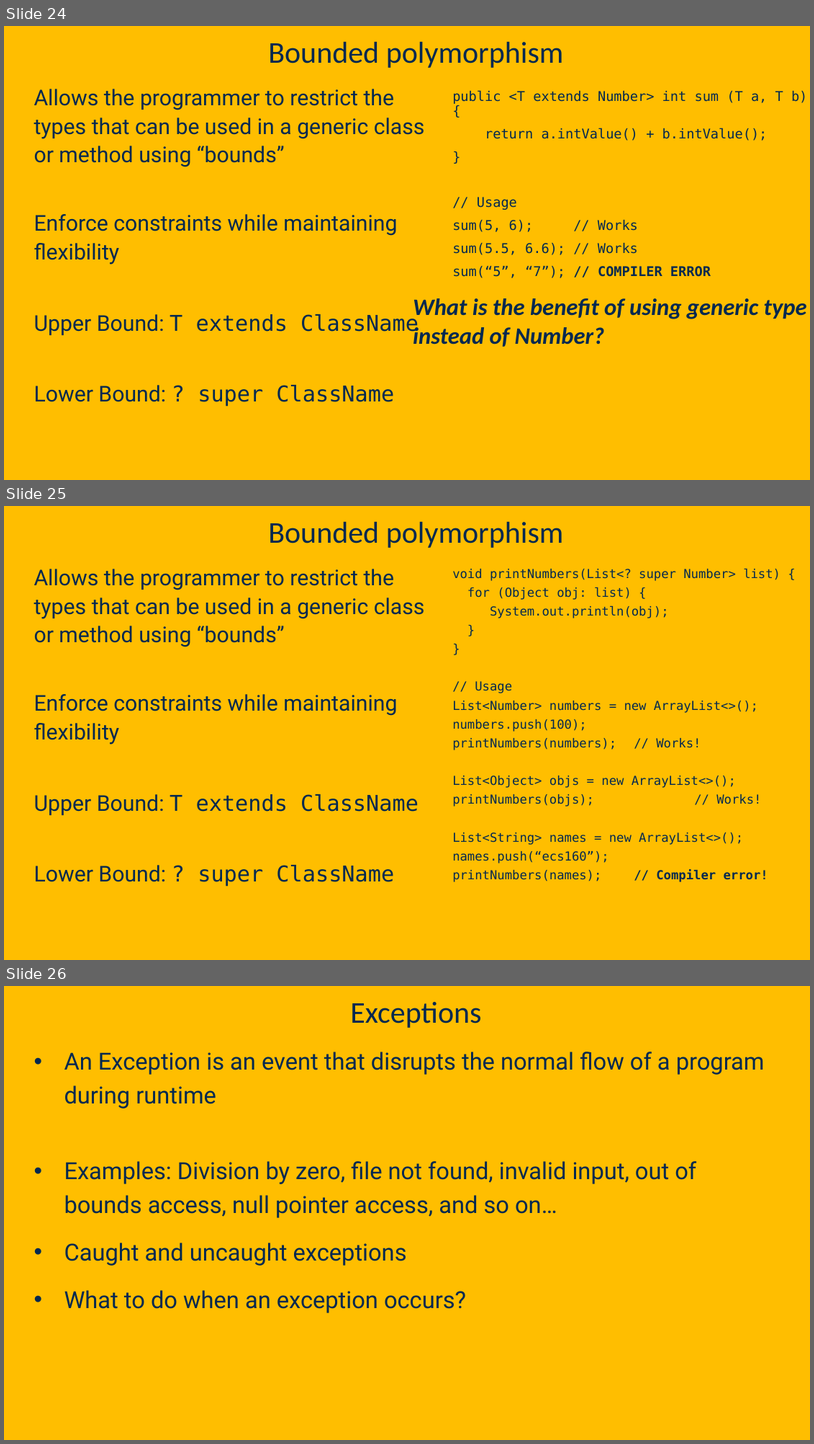
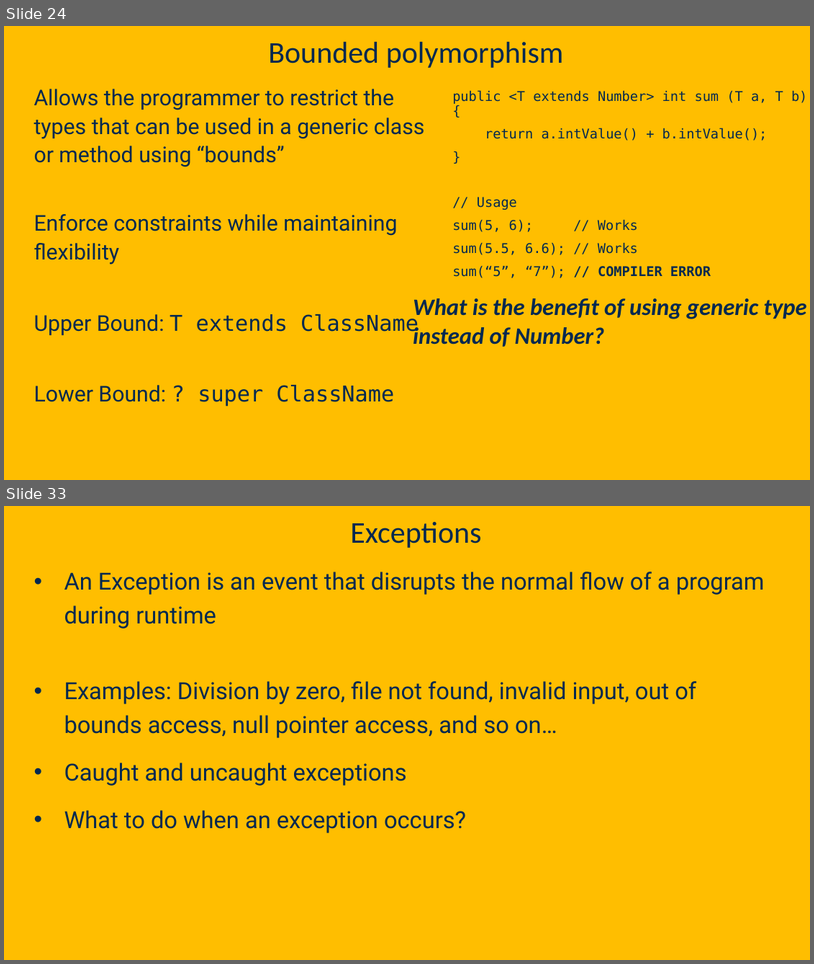
Before and after one commit to davsec-teaching/ECS160-Winter2025, a slide deck: slides/3_object_oriented_fundamentals.pptx. Shown one above the other, each under a label of ours: slides 24, 25 and 26 before the commit, slides 24 and 33 after it; the slides between them are not shown. The pictures are 814x1444 and 814x964 pixels, drawn with LibreOffice and Linux fonts; fonts in the diff are those of the drawing; background and template pictures are left out. Boxes give left, top, right and bottom in pixels: in the first picture for what was removed or moved away, otherwise in the second. Text is boxed around its words. In the diff, an @@ line names an element or a change of style, - is before the commit and + after.

```diff
--- a/slides/3_object_oriented_fundamentals.pptx
+++ b/slides/3_object_oriented_fundamentals.pptx
@@ slide 25 removed at box(4, 506, 810, 960), background picture (left out) @@
@@ title removed at box(268, 522, 564, 548) @@
-Bounded polymorphism
@@ text removed at box(34, 569, 425, 886) @@
-Allows the programmer to restrict the types that can be used in a generic class or method using “bounds”
-Enforce constraints while maintaining flexibility
-Upper Bound: T extends ClassName
-Lower Bound: ? super ClassName
@@ text removed at box(453, 568, 781, 882) @@
-void printNumbers(List<? super Number> list) {
-for (Object obj: list) {
-System.out.println(obj);
-}
-}
-// Usage
-List<Number> numbers = new ArrayList<>();
-numbers.push(100);
-printNumbers(numbers); // Works!
-List<Object> objs = new ArrayList<>();
-printNumbers(objs); // Works!
-List<String> names = new ArrayList<>();
-names.push(“ecs160”);
-printNumbers(names); // Compiler error!
@@ what was slide 26 is now slide 33 @@
```
Also in this commit, not shown: 1 slide changed, 10 slides added.
